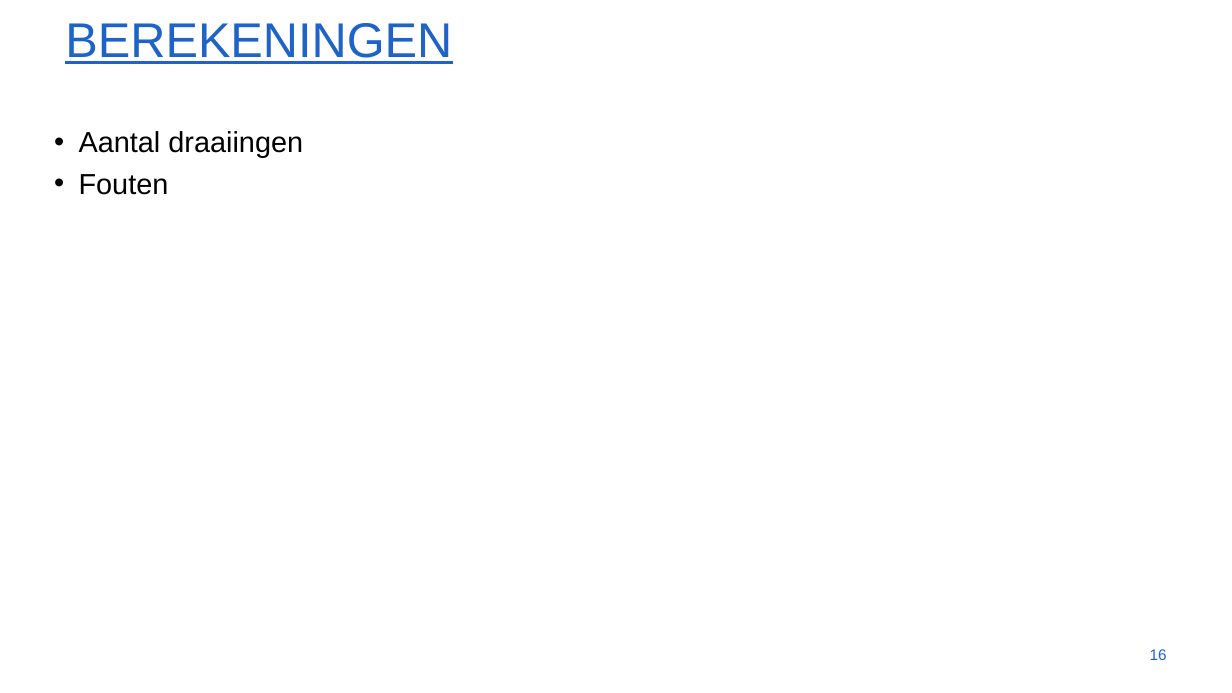
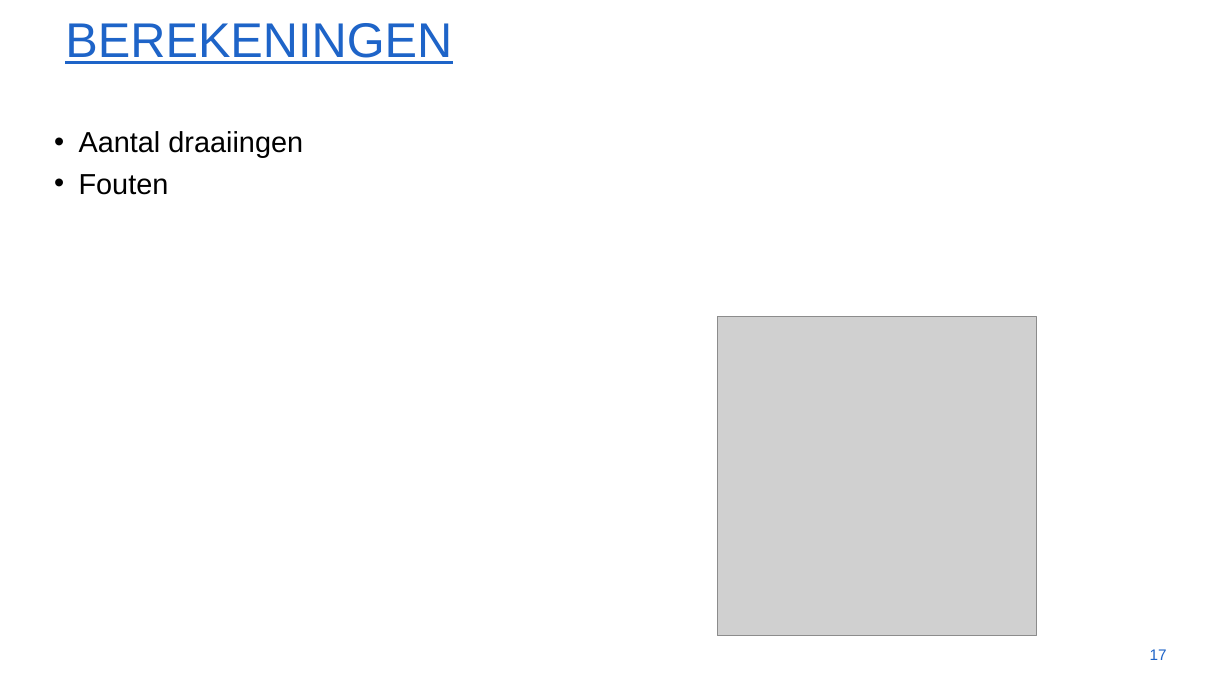
Before and after one commit to ethienpont/Ontwerp-en-ontwikkeling-van-een-Android-gezondheidsapplicatie-gefocust-op-rope-skipping, a slide deck: slide 17 of presentatie - 19 april.pptx (slide 16 before the commit). Drawn at 1232x693 pixels with LibreOffice and Linux fonts; fonts in the diff are those of the drawing; grey boxes stand for pictures; background and template pictures are left out. Boxes give left, top, right and bottom in pixels: in the first picture for what was removed or moved away, otherwise in the second. Text is boxed around its words. In the diff, an @@ line names an element or a change of style, - is before the commit and + after.

```diff
--- a/presentatie - 19 april.pptx
+++ b/presentatie - 19 april.pptx
@@ picture added at <box>717,316,1037,636</box> @@
@@ page number at <box>1150,649,1167,660</box>: text changed @@
-16
+17
```
Also in this commit, not shown: 6 other slides changed, 1 slide added, 17 other files.
